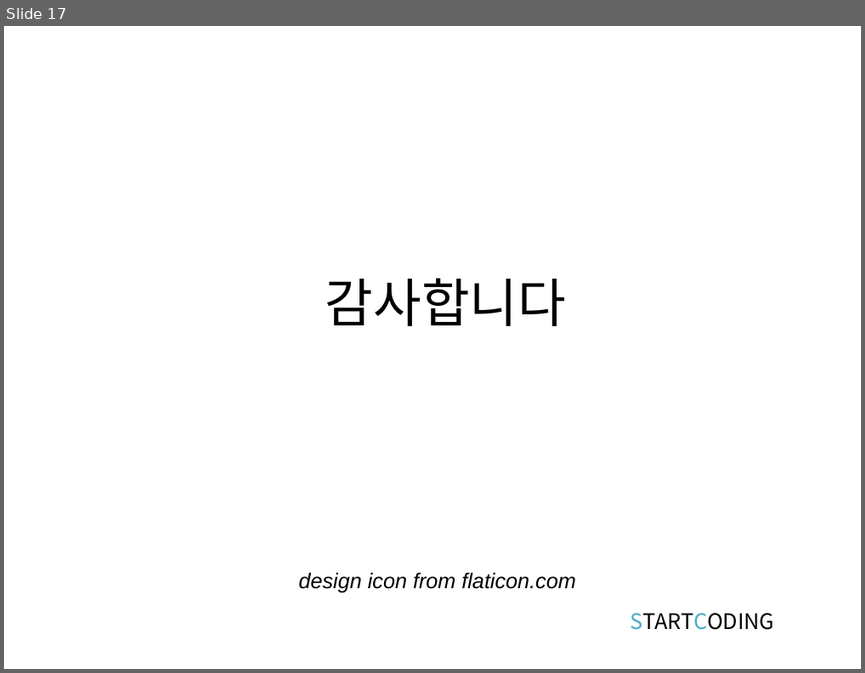
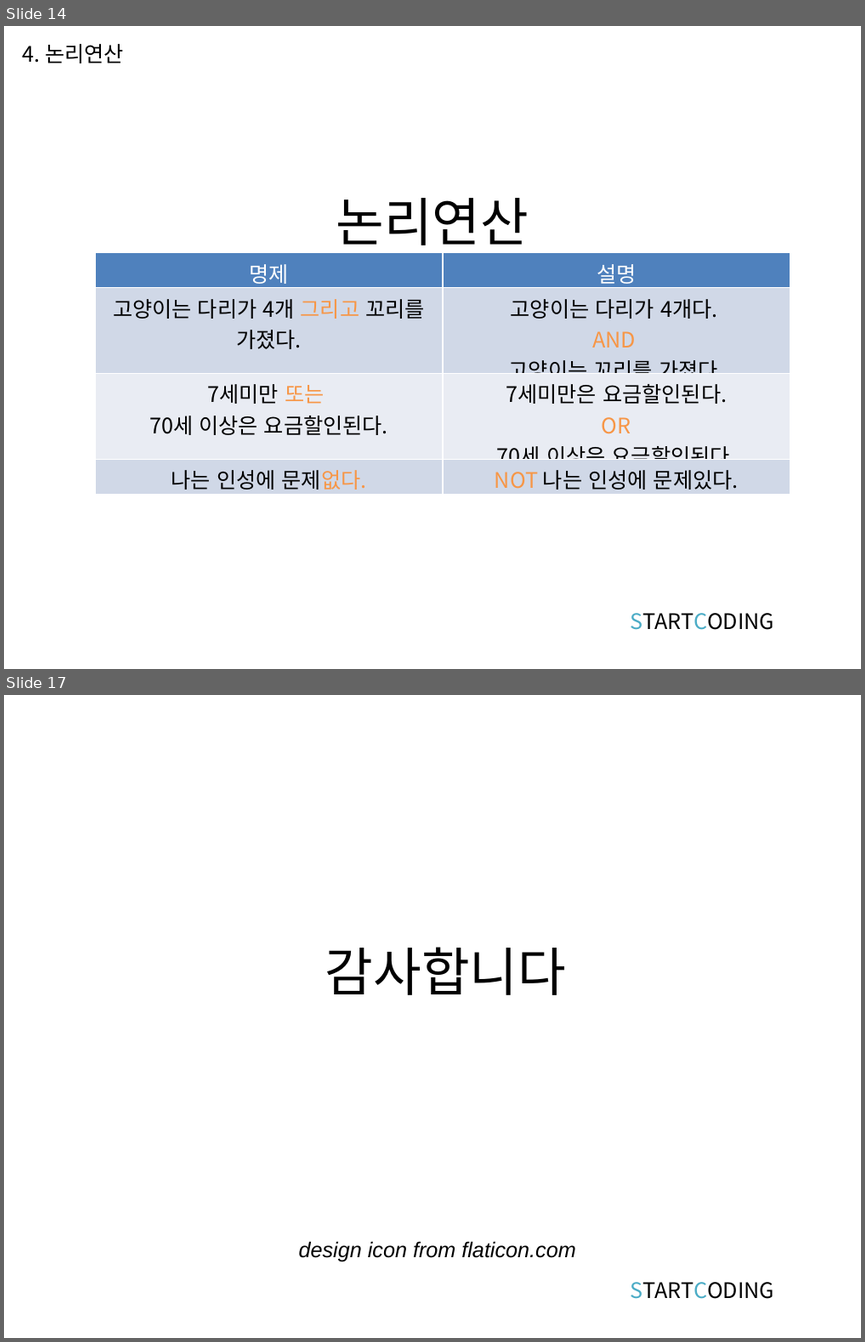
Before and after one commit to kwonkijun/python, a slide deck: 파이썬기초(PPT)/파이썬 기초 3강_연산과 연산자.pptx. Shown one above the other, each under a label of ours: slide 17 before the commit, slides 14 and 17 after it; the slides between them are not shown. The pictures are 865x673 and 865x1342 pixels, drawn with LibreOffice and Linux fonts; fonts in the diff are those of the drawing. Boxes give left, top, right and bottom in pixels: in the first picture for what was removed or moved away, otherwise in the second. Text is boxed around its words. In the diff, an @@ line names an element or a change of style, - is before the commit and + after.

```diff
--- a/파이썬기초(PPT)/파이썬 기초 3강_연산과 연산자.pptx
+++ b/파이썬기초(PPT)/파이썬 기초 3강_연산과 연산자.pptx
@@ slide 14 added at (4,26,861,669), background #FFFFFF @@
@@ text added at (23,44,124,63), 18 pt, text #000000 @@
+4. 논리연산
@@ title added at (336,198,529,255), 44 pt, text #000000 @@
+논리연산
@@ table added at (95,253,790,494), 4 rows, 2 columns @@
+명제 | 설명
+고양이는 다리가 4개 그리고 꼬리를 가졌다. | 고양이는 다리가 4개다. / AND / 고양이는 꼬리를 가졌다.
+7세미만 또는 / 70세 이상은 요금할인된다. | 7세미만은 요금할인된다. / OR / 70세 이상은 요금할인된다.
+나는 인성에 문제없다. | NOT 나는 인성에 문제있다.
@@ text added at (630,612,774,630), 18 pt, text #000000 @@
+STARTCODING
```
Also in this commit, not shown: 2 slides changed, 13 other slides added, 14 slides removed, 9 other files.
